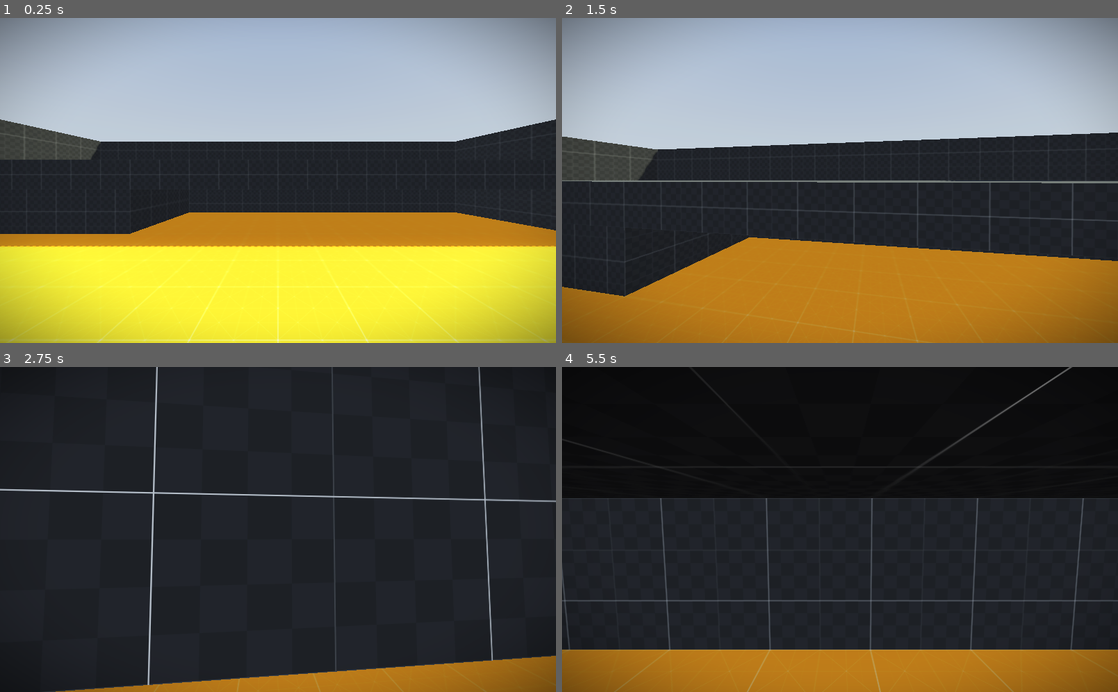
Above: before the commit, frames 1-4 (two rows, left to right).
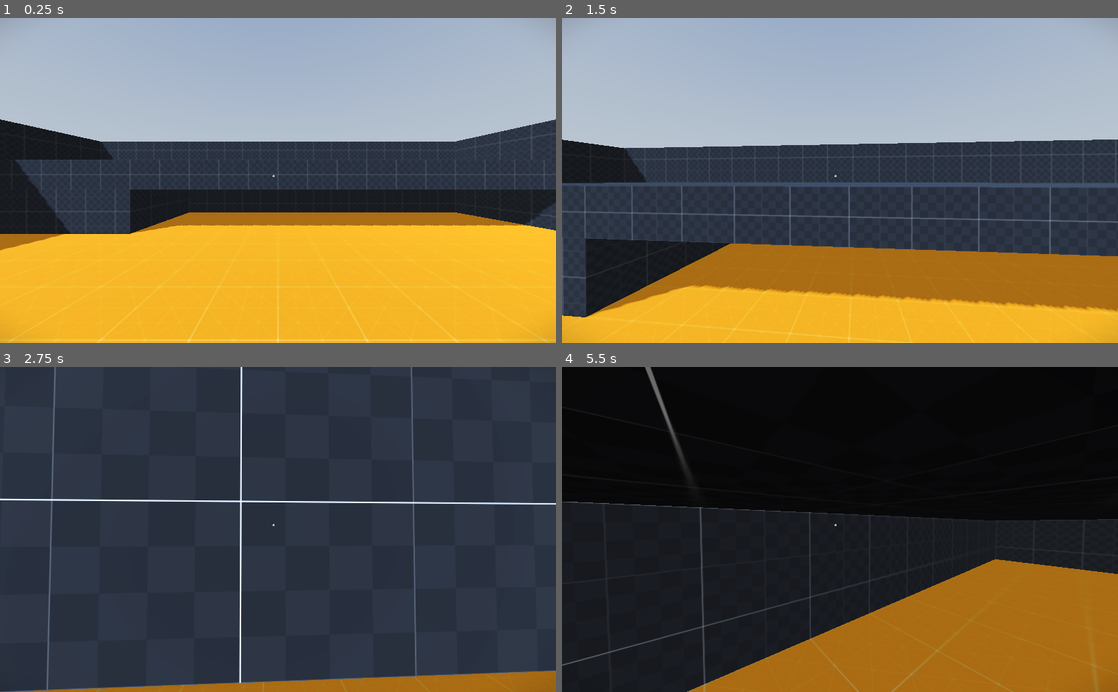
Above: after the commit, the same moments.

Repository: izquiratops/FPS_Project
Game: Godot game, scene res://scenes/world.tscn
Same seed, same stepped clock (60 frames per second), same inputs: the game is played once before the commit and once after it. A sky picture missing from this copy of the repository is replaced by a grey-blue gradient.
Inputs (mouse positions are in pixels of both pictures, inside the frame that each line leads up to):
- Up to frame 1 (0.25 s): no input
- Up to frame 2 (1.5 s): tap Enter at 0.5 s; move the mouse to (867, 180) at 0.52 s; hold C (crouch) 0.53-1.28 s; hold W (forward) from 0.53 s (still down); tap Space (jump) at 0.77, 1.07 s; tap Alt (free-look) at 0.8, 1.35 s; move the mouse to (812, 180) at 1.27 s
- Up to frame 3 (2.75 s): keep holding W (forward); tap Space (jump) at 1.52, 1.82, 2.3 s; tap Shift (sprint) at 1.55 s; move the mouse to (289, 523) at 2.02 s; hold Shift (sprint) from 2.03 s (still down)
- Up to frame 4 (5.5 s): move the mouse to (834, 536) at 2.77 s; release Shift (sprint) at 2.78 s; tap Space (jump) at 2.85, 3.02, 3.32, 3.77, 4.07, 5, 5.27 s; tap C (crouch) at 3.05 s; move the mouse to (878, 532) at 3.52 s; hold C (crouch) 3.53-4.25 s; tap Alt (free-look) at 3.8, 5.1 s; tap Escape (pause) at 4.15 s; release W (forward) at 4.25 s; click "Resume" at 4.25 s; move the mouse to (795, 526) at 5.02 s; hold W (forward) from 5.03 s (still down); tap Shift (sprint) at 5.3 s

The runs differ from the first frame. In frame 1, 54% of the frame differs, in the area x 0-100%, y 0-100%; in frame 2, 41%; in frame 3, 82%; in frame 4, 22%.

Commit message:
Head bobbing update and lots of bug fixes

Diff:
--- a/project.godot
+++ b/project.godot
@@ -19,6 +19,7 @@
 
 window/size/viewport_width=1024
 window/size/viewport_height=600
+window/size/mode=3
 
 [dotnet]
 
--- a/scenes/pause_menu.tscn
+++ b/scenes/pause_menu.tscn
@@ -4,9 +4,10 @@
 
 [sub_resource type="ShaderMaterial" id="ShaderMaterial_7trd6"]
 shader = ExtResource("1_7iya1")
-shader_parameter/amount = 1.5
+shader_parameter/amount = 0.137938
 
 [node name="PauseMenu" type="Control"]
+process_mode = 2
 layout_mode = 3
 anchors_preset = 15
 anchor_right = 1.0
@@ -15,7 +16,8 @@
 grow_vertical = 2
 mouse_filter = 1
 
-[node name="ColorRect" type="ColorRect" parent="."]
+[node name="BlurBackground" type="ColorRect" parent="."]
+modulate = Color(1, 1, 1, 0.313726)
 material = SubResource("ShaderMaterial_7trd6")
 layout_mode = 1
 anchors_preset = 15
@@ -24,26 +26,26 @@
 grow_horizontal = 2
 grow_vertical = 2
 
-[node name="VBoxContainer" type="VBoxContainer" parent="."]
+[node name="MarginContainer" type="MarginContainer" parent="."]
 layout_mode = 1
-anchors_preset = 8
-anchor_left = 0.5
+anchors_preset = 4
 anchor_top = 0.5
-anchor_right = 0.5
 anchor_bottom = 0.5
-offset_left = -81.5
-offset_top = -15.5
-offset_right = 81.5
-offset_bottom = 15.5
-grow_horizontal = 2
+offset_top = -33.0
+offset_right = 254.0
+offset_bottom = 33.0
 grow_vertical = 2
+theme_override_constants/margin_left = 32
 
-[node name="ResumeButton" type="Button" parent="VBoxContainer"]
+[node name="VBoxContainer" type="VBoxContainer" parent="MarginContainer"]
+layout_mode = 2
+
+[node name="ResumeButton" type="Button" parent="MarginContainer/VBoxContainer"]
 layout_mode = 2
 mouse_filter = 1
 text = "Resume"
 
-[node name="QuitButton" type="Button" parent="VBoxContainer"]
+[node name="QuitButton" type="Button" parent="MarginContainer/VBoxContainer"]
 layout_mode = 2
 mouse_filter = 1
 text = "Quit"
--- a/scenes/world.tscn
+++ b/scenes/world.tscn
@@ -7,6 +7,7 @@
 [ext_resource type="Texture2D" uid="uid://dwmf3002bjlax" path="res://assets/hdris/partly_cloudy_puresky_2k.hdr" id="3_qxlt3"]
 [ext_resource type="PackedScene" uid="uid://bk6camsq3rubg" path="res://scenes/pause_menu.tscn" id="6_e0cmp"]
 [ext_resource type="Shader" path="res://shaders/vignette.gdshader" id="6_q06d6"]
+[ext_resource type="Texture2D" uid="uid://dh2abxa1hoena" path="res://assets/textures/crosshair.png" id="7_l7f0u"]
 
 [sub_resource type="StandardMaterial3D" id="StandardMaterial3D_jry14"]
 albedo_texture = ExtResource("1_jkwyb")
@@ -26,6 +27,7 @@
 background_mode = 2
 sky = SubResource("Sky_vec4n")
 tonemap_mode = 2
+tonemap_exposure = 0.85
 glow_enabled = true
 
 [sub_resource type="CapsuleShape3D" id="CapsuleShape3D_1lroy"]
@@ -36,7 +38,7 @@
 [sub_resource type="ShaderMaterial" id="ShaderMaterial_bbhkd"]
 shader = ExtResource("6_q06d6")
 shader_parameter/color = Color(0, 0, 0, 1)
-shader_parameter/multiplier = 0.4
+shader_parameter/multiplier = 0.6
 shader_parameter/softness = 1.1
 
 [node name="World" type="Node3D"]
@@ -92,8 +94,8 @@
 environment = SubResource("Environment_ov2bu")
 
 [node name="DirectionalLight3D" type="DirectionalLight3D" parent="Environment"]
-transform = Transform3D(-0.866025, -0.433013, 0.25, 0, 0.5, 0.866025, -0.5, 0.75, -0.433013, 0, 4, 0)
-light_color = Color(0.886275, 0.886275, 0.709804, 1)
+transform = Transform3D(0.677186, -0.536712, -0.503348, 0.695946, 0.245074, 0.67498, -0.238912, -0.80739, 0.539483, 0, 4, 0)
+light_color = Color(0.496094, 0.570313, 0.6875, 1)
 shadow_enabled = true
 
 [node name="Player" type="CharacterBody3D" parent="."]
@@ -117,12 +119,14 @@
 
 [node name="Head" type="Node3D" parent="Player/Neck"]
 
-[node name="Camera3D" type="Camera3D" parent="Player/Neck/Head"]
+[node name="Eyes" type="Node3D" parent="Player/Neck/Head"]
+
+[node name="Camera3D" type="Camera3D" parent="Player/Neck/Head/Eyes"]
 fov = 85.0
 
-[node name="HUD" type="CanvasLayer" parent="."]
+[node name="PostProcessing" type="CanvasLayer" parent="."]
 
-[node name="Vignette" type="ColorRect" parent="HUD"]
+[node name="Vignette" type="ColorRect" parent="PostProcessing"]
 material = SubResource("ShaderMaterial_bbhkd")
 anchors_preset = 15
 anchor_right = 1.0
@@ -131,14 +135,34 @@
 grow_vertical = 2
 mouse_filter = 2
 
+[node name="HUD" type="CanvasLayer" parent="."]
+
+[node name="CenterContainer" type="CenterContainer" parent="HUD"]
+anchors_preset = 8
+anchor_left = 0.5
+anchor_top = 0.5
+anchor_right = 0.5
+anchor_bottom = 0.5
+offset_left = -16.0
+offset_top = -16.0
+offset_right = 16.0
+offset_bottom = 16.0
+grow_horizontal = 2
+grow_vertical = 2
+scale = Vector2(0.5, 0.5)
+size_flags_horizontal = 3
+size_flags_vertical = 3
+
+[node name="Dot" type="TextureRect" parent="HUD/CenterContainer"]
+modulate = Color(1, 1, 1, 0.705882)
+layout_mode = 2
+texture = ExtResource("7_l7f0u")
+stretch_mode = 4
+
 [node name="PauseMenu" parent="." instance=ExtResource("6_e0cmp")]
-process_mode = 2
 visible = false
 
-[node name="ResumeButton" parent="PauseMenu/VBoxContainer" index="0"]
-mouse_filter = 0
-
-[connection signal="pressed" from="PauseMenu/VBoxContainer/ResumeButton" to="." method="handle_unpause"]
-[connection signal="pressed" from="PauseMenu/VBoxContainer/QuitButton" to="." method="handle_quit"]
+[connection signal="pressed" from="PauseMenu/MarginContainer/VBoxContainer/ResumeButton" to="." method="handle_unpause"]
+[connection signal="pressed" from="PauseMenu/MarginContainer/VBoxContainer/QuitButton" to="." method="handle_quit"]
 
 [editable path="PauseMenu"]
--- a/scripts/player.gd
+++ b/scripts/player.gd
@@ -3,14 +3,22 @@
 # Player nodes.
 @onready var neck = $Neck
 @onready var head = $Neck/Head
-@onready var camera_3d = $Neck/Head/Camera3D
+@onready var eyes = $Neck/Head/Eyes
+@onready var camera_3d = $Neck/Head/Eyes/Camera3D
 @onready var standing_collision_shape = $StandingCollisionShape
 @onready var crouching_collision_shape = $CrouchingCollisionShape
 @onready var above_head_ray_cast = $AboveHeadRayCast
 
+# Movement states.
+var walking = true
+var sprinting = false
+var crouching = false
+var sliding = false
+var free_looking = false
+
 # Input vars.
 var direction = Vector3.ZERO
-const mouse_sensitivity = 0.2
+const mouse_sensitivity = 0.1
 
 # Speed vars.
 var current_speed = 0.0
@@ -23,13 +31,6 @@
 const jump_velocity = 4.5
 const crouch_depth = -0.5
 const free_look_tilt_amount = 8.0
-
-# Movement State.
-var walking = true
-var sprinting = false
-var crouching = false
-var sliding = false
-var free_looking = false
 
 # Slide vars.
 var slide_timer = 0.0
@@ -37,6 +38,17 @@
 const slide_timer_max = 1.0
 const slide_speed = 10.0
 const slide_speed_min = 2.0
+
+# Head bobbing vars.
+const head_bobbing_sprinting_speed = 18.0
+const head_bobbing_walking_speed = 12.0
+const head_bobbing_crouching_speed = 8.0
+const head_bobbing_sprinting_intensity = 0.1
+const head_bobbing_walking_intensity = 0.07
+const head_bobbing_crouching_intensity = 0.07
+var head_bobbing_vector = Vector2.ZERO
+var head_bobbing_index = 0.0
+var head_bobbing_current_intensity = 0.0
 
 # Get the gravity from the project settings to be synced with RigidBody nodes.
 var gravity = ProjectSettings.get_setting("physics/3d/default_gravity")
@@ -88,57 +100,94 @@
 
 		# Handle speed depending on crouching vs sliding.
 		if sliding:
-			# Decrease speed
+			# Decrease speed over time.
 			current_speed = max(slide_speed * slide_timer, slide_speed_min)
 		else:
 			current_speed = crouch_speed
 
+		# Update state.
 		walking = false
 		sprinting = false
 		crouching = true
-	# Avoid leaving 'crouch' state if there's something above the character's head.
-	elif !above_head_ray_cast.is_colliding():
-		# Standing up.
-		head.position.y = lerp(head.position.y, 0.0, delta * lerp_speed)
-		standing_collision_shape.disabled = false
-		crouching_collision_shape.disabled = true
-
-		if Input.is_action_pressed("sprint"):
-			current_speed = sprint_speed
+	else:
+		# Not holding 'C' cancels the slide
+		sliding = false
+
+		# The character is stuck in a really tiny place
+		if is_on_floor() and above_head_ray_cast.is_colliding():
+			current_speed = crouch_speed
+
+			# Update state.
 			walking = false
-			sprinting = true
+			sprinting = false
+			crouching = true
 		else:
-			current_speed = walking_speed
-			walking = true
-			sprinting = false
-
-		crouching = false
-		sliding = false
-
-	# Handle Free look. Enable if the character is sliding too.
+			# Standing up.
+			head.position.y = lerp(head.position.y, 0.0, delta * lerp_speed)
+			standing_collision_shape.disabled = false
+			crouching_collision_shape.disabled = true
+
+			# Update state, not crouching anymore.
+			crouching = false
+
+			# Handle Sprint.
+			if Input.is_action_pressed("sprint"):
+				current_speed = sprint_speed
+				walking = false
+				sprinting = true
+			# Handle Walking.
+			else:
+				current_speed = walking_speed
+				walking = true
+				sprinting = false
+
+	# Handle Free look.
 	if Input.is_action_pressed("free-look"):
-		# Tilting camera when looking back.
+		# Tilting camera to look back.
 		camera_3d.rotation.z = deg_to_rad(neck.rotation.y * free_look_tilt_amount)
+
 		# Update state.
 		free_looking = true
 	else:
-		# Defaulting view to look ahead.
+		# Looking ahead as soon the character leaves free-looking state.
 		neck.rotation.y = lerp(neck.rotation.y, 0.0, delta * lerp_speed)
-		# Defaulting camera tilt.
-		camera_3d.rotation.z = lerp(camera_3d.rotation.z, 0.0, delta * lerp_speed)
+		if sliding:
+			# Tilting the camera a little bit while sliding.
+			camera_3d.rotation.z = lerp(camera_3d.rotation.z, -deg_to_rad(5.0), delta * lerp_speed)
+		else:
+			camera_3d.rotation.z = lerp(camera_3d.rotation.z, 0.0, delta * lerp_speed)
+
 		# Update state.
 		free_looking = false
 
-	# Handle Jump. Checking above_head_ray_cast to avoid jumping under low ceilings.
+	# Handle Jump. Checking above_head_ray_cast to avoid jumping under low ceilings (you could be hurt).
 	if Input.is_action_just_pressed("jump") and is_on_floor() and !above_head_ray_cast.is_colliding():
 		velocity.y = jump_velocity
+
+	# Handle head bobbing.
+	if sprinting:
+		head_bobbing_current_intensity = head_bobbing_sprinting_intensity
+		head_bobbing_index += head_bobbing_sprinting_speed * delta
+	elif walking:
+		head_bobbing_current_intensity = head_bobbing_walking_intensity
+		head_bobbing_index += head_bobbing_walking_speed * delta
+	elif crouching:
+		head_bobbing_current_intensity = head_bobbing_crouching_intensity
+		head_bobbing_index += head_bobbing_crouching_speed * delta
+
+	# Show head bobbing if the player is moving with their feet on the ground.
+	if is_on_floor() and !sliding and input_dir != Vector2.ZERO:
+		head_bobbing_vector.y = sin(head_bobbing_index)
+		head_bobbing_vector.x = cos(head_bobbing_index * 0.5)
+		var target_bobbing_y = head_bobbing_vector.y * head_bobbing_current_intensity
+		eyes.position.y = lerp(eyes.position.y, target_bobbing_y, delta * lerp_speed)
+		var target_bobbing_x = head_bobbing_vector.x * head_bobbing_current_intensity
+		eyes.position.x = lerp(eyes.position.x, target_bobbing_x, delta * lerp_speed)
 
 	# Handle the movement/deceleration.
 	var target_direction = Vector3.ZERO
 	if sliding:
-		# Tilting camera 7 degrees.
-		camera_3d.rotation.z = lerp(camera_3d.rotation.z, -deg_to_rad(7.0), delta * lerp_speed)
-		# Force the character to go straight.
+		# Force straight direction.
 		target_direction = transform.basis * Vector3(slide_direction.x, 0, slide_direction.y).normalized()
 	else:
 		# Get direction from WASD inputs.
--- a/scripts/world.gd
+++ b/scripts/world.gd
@@ -1,6 +1,7 @@
 extends Node3D
 
 @onready var pause_menu_scene = $PauseMenu
+@onready var hud = $HUD
 
 func _ready():
 	Input.set_mouse_mode(Input.MOUSE_MODE_CAPTURED)
@@ -12,19 +13,20 @@
 
 
 func handle_pause():
-	# Pausing the game
+	# Stop and hide game logic
 	get_tree().paused = true
-	# Show the mouse cursor
 	Input.set_mouse_mode(Input.MOUSE_MODE_CONFINED)
+	hud.hide()
+
 	# Show the pause menu
 	pause_menu_scene.show()
 
 
 func handle_unpause():
-	# Resume the game
+	# Resume and show again the game logic
 	get_tree().paused = false
-	# Hide the mouse cursor
 	Input.set_mouse_mode(Input.MOUSE_MODE_CAPTURED)
+	hud.show()
 	# Hide pause menu
 	pause_menu_scene.hide()
 
--- a/shaders/background_blur.gdshader
+++ b/shaders/background_blur.gdshader
@@ -2,10 +2,8 @@
 
 uniform  sampler2D screen_texture: hint_screen_texture, filter_linear_mipmap;
 uniform float amount: hint_range(0.0, 1.0, 0.1);
-const float darken_amount = 0.05;
 
 void fragment() {
-	vec4 color = textureLod(screen_texture, SCREEN_UV, amount) - darken_amount;
-	color.a = 1.0; // Fix to apply blur on HDRIs
-	COLOR = color;
+	vec4 color = textureLod(screen_texture, SCREEN_UV, 1.0);
+	COLOR = vec4(color.rgb, 1.0); // Fix to apply blur on HDRIs
 }
Binary file added: assets/textures/crosshair.png
Not shown, added: assets/textures/crosshair.png.import
Not shown: 1 places in scenes/world.tscn that only renumber resources
